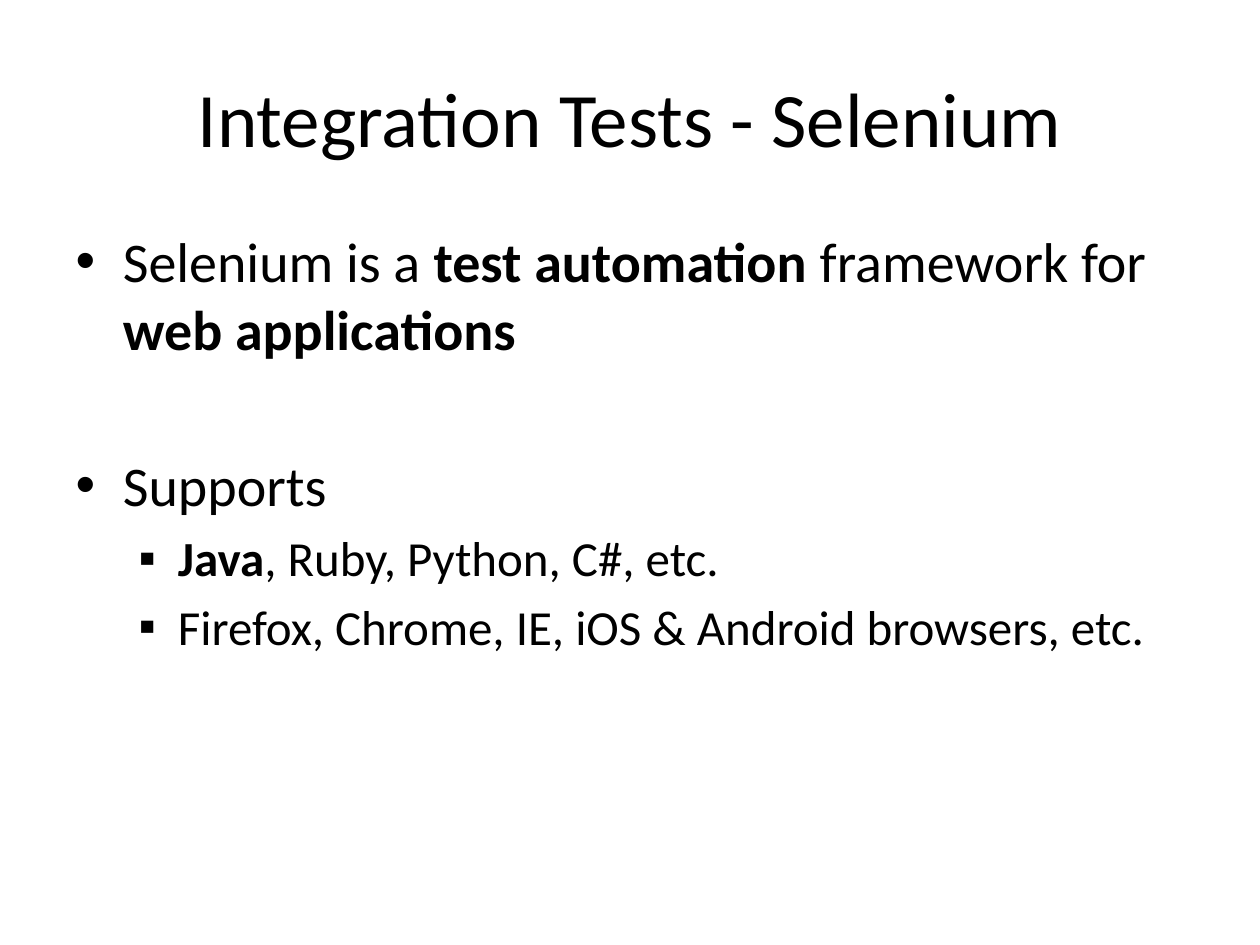
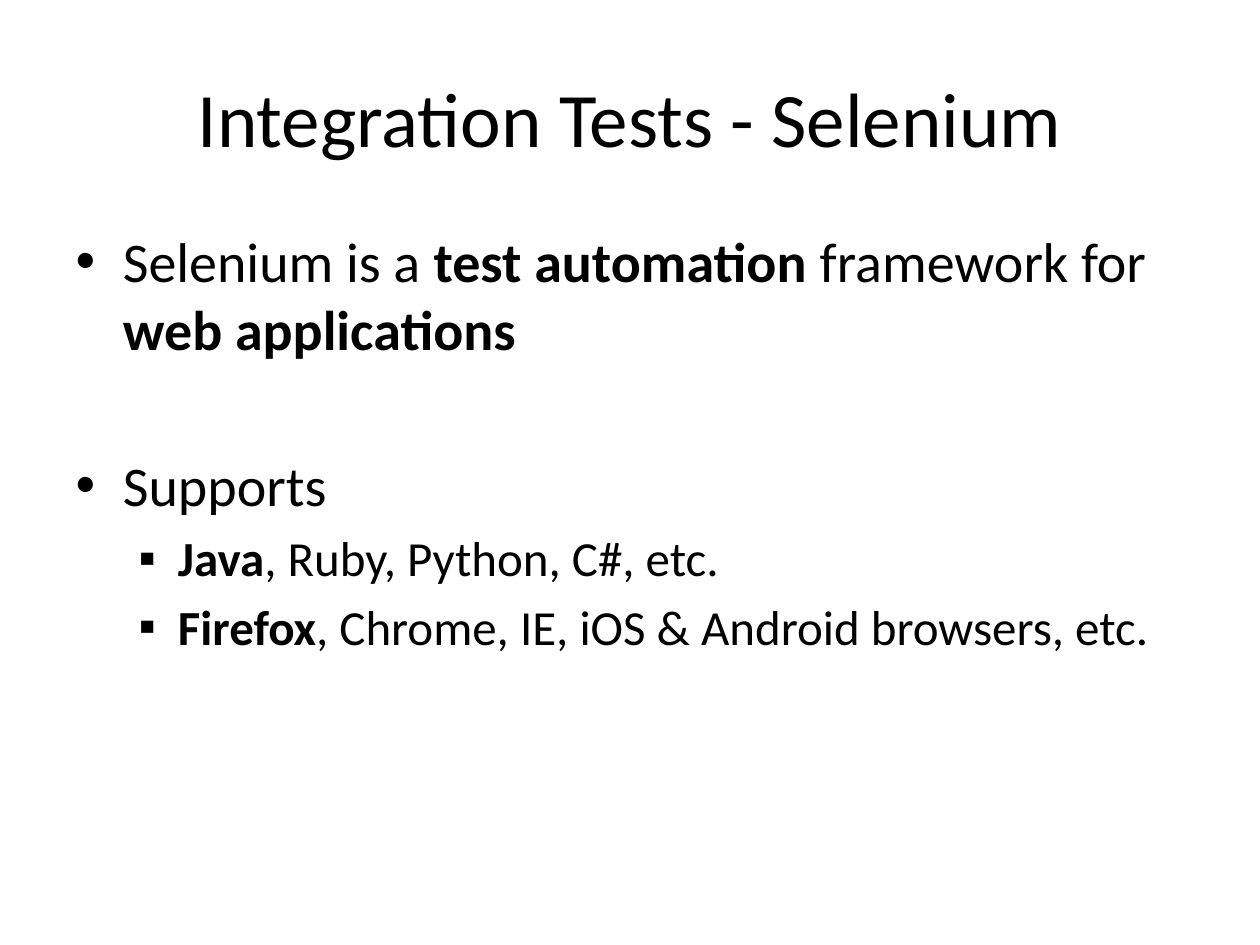
Before and after one commit to lesfurets/mdl4ui, a slide deck: slide 41 of mdl4ui-docs/mdl4ui_cg2013_jba_draft.pptx. Drawn at 1260x945 pixels with LibreOffice and Linux fonts; fonts in the diff are those of the drawing. Boxes give left, top, right and bottom in pixels: in the first picture for what was removed or moved away, otherwise in the second. Text is boxed around its words. In the diff, an @@ line names an element or a change of style, - is before the commit and + after.

```diff
--- a/mdl4ui-docs/mdl4ui_cg2013_jba_draft.pptx
+++ b/mdl4ui-docs/mdl4ui_cg2013_jba_draft.pptx
@@ text at [178,610,1148,651]: bold on in "Firefox," @@
```
Also in this commit, not shown: 2 other slides changed, 1 other file.
